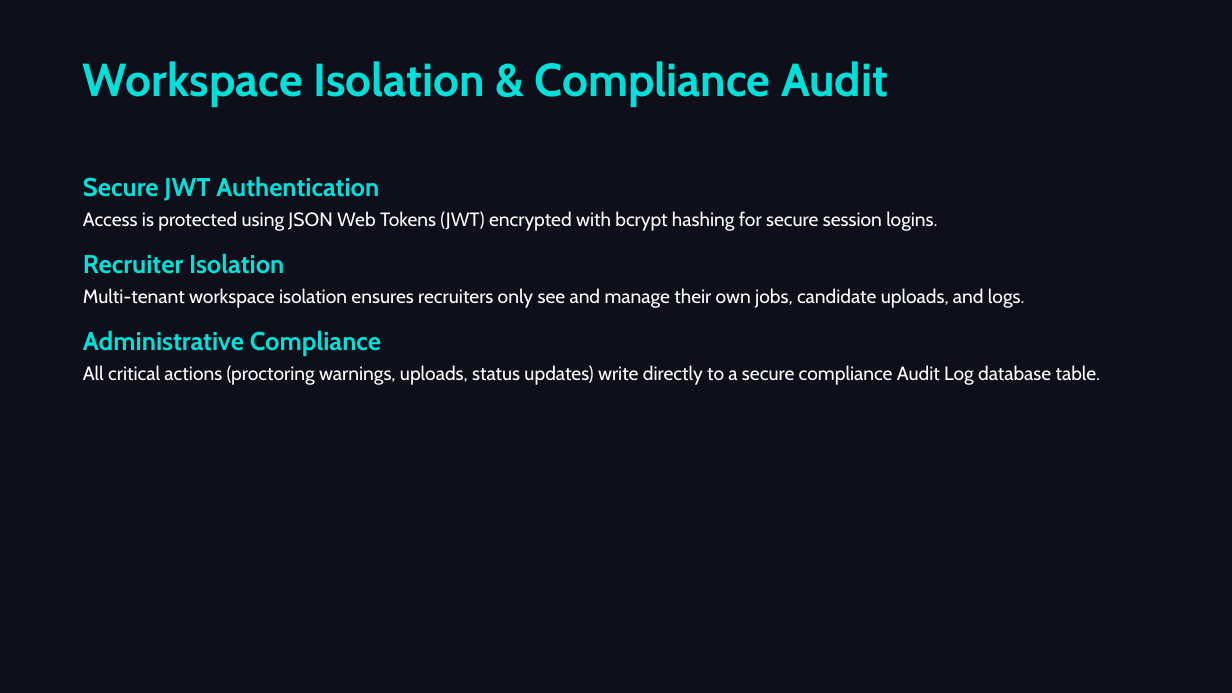
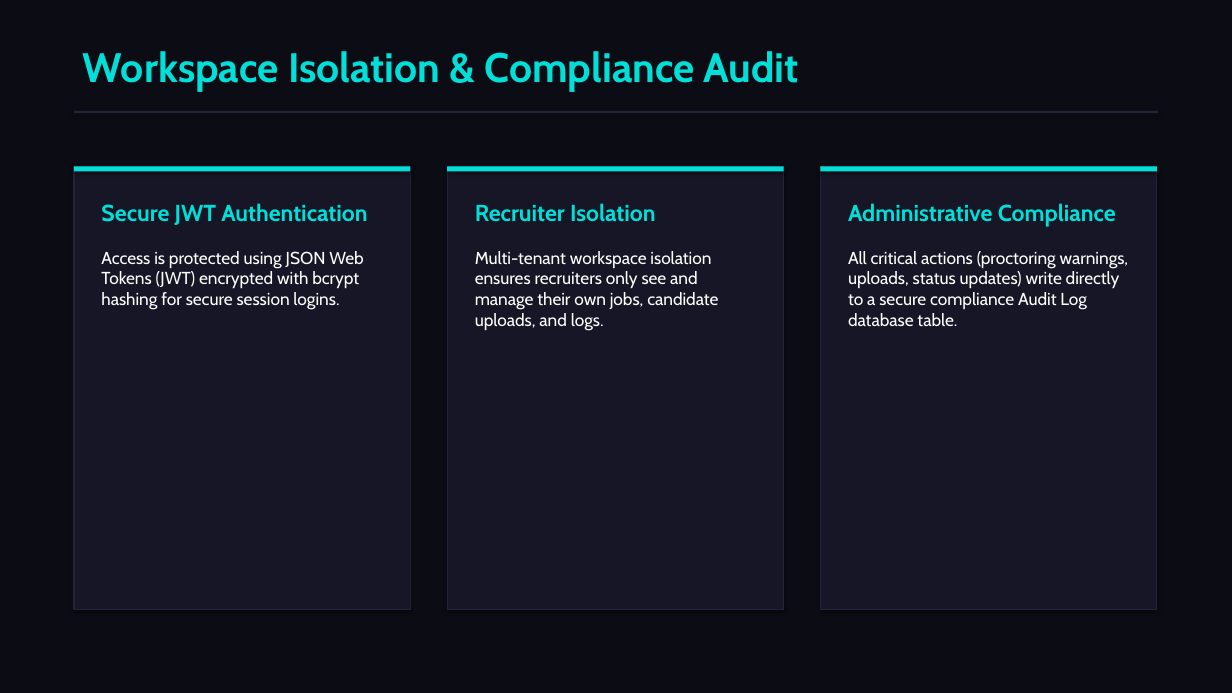
Before and after one commit to saniapaul441-hub/AI-recruiter, a slide deck: slide 8 of AI_Recruiter_Presentation.pptx. Drawn at 1232x693 pixels with LibreOffice and Linux fonts; fonts in the diff are those of the drawing. Boxes give left, top, right and bottom in pixels: in the first picture for what was removed or moved away, otherwise in the second. Text is boxed around its words. In the diff, an @@ line names an element or a change of style, - is before the commit and + after.

Commit message:
Optimize PPTX structure with premium card layouts, columns, and grid styling

```diff
--- a/AI_Recruiter_Presentation.pptx
+++ b/AI_Recruiter_Presentation.pptx
@@ background #0F0F1B to #0C0C14 @@
@@ text "Workspace Isolation & Compliance Audit": place and size @@
-text "Workspace Isolation & Compliance Audit" at (83, 61, 888, 107)
+text "Workspace Isolation & Compliance Audit" at (83, 51, 799, 92)
@@ text "Workspace Isolation & Compliance Audit" at (83, 51, 799, 92): size 36 to 32 pt @@
@@ rectangle added at (74, 111, 1158, 113), fill #23233C @@
@@ rectangle added at (74, 166, 410, 610), fill #161626, outline #23233C 1 pt @@
@@ rectangle added at (74, 166, 410, 172), fill #00DFD8 @@
@@ text at (83, 176, 937, 230): paragraphs removed @@
-Secure JWT Authentication
-Access is protected using JSON Web Tokens (JWT) encrypted with bcrypt hashing for secure session logins.
@@ rectangle added at (447, 166, 784, 610), fill #161626, outline #23233C 1 pt @@
@@ rectangle added at (447, 166, 784, 172), fill #00DFD8 @@
@@ rectangle added at (821, 166, 1157, 610), fill #161626, outline #23233C 1 pt @@
@@ rectangle added at (821, 166, 1157, 172), fill #00DFD8 @@
@@ text added at (101, 203, 367, 310), 13.5 pt, text #FFFFFF @@
+Secure JWT Authentication
+Access is protected using JSON Web Tokens (JWT) encrypted with bcrypt hashing for secure session logins.
@@ text "Recruiter Isolation": place and size @@
-text "Recruiter Isolation" at (83, 176, 1101, 384)
+text "Recruiter Isolation" at (475, 203, 718, 331)
@@ text "Recruiter Isolation" at (475, 203, 718, 331): size 20 to 18 pt in "Recruiter Isolation"; size 15 to 13.5 pt in "Multi-tenant workspace isolation ensures recruiters only see ..."; less space between paragraphs @@
@@ text added at (848, 203, 1129, 326), 13.5 pt, text #FFFFFF @@
+Administrative Compliance
+All critical actions (proctoring warnings, uploads, status updates) write directly to a secure compliance Audit Log database table.
@@ text at (83, 330, 1101, 384): paragraphs removed @@
-Administrative Compliance
-All critical actions (proctoring warnings, uploads, status updates) write directly to a secure compliance Audit Log database table.
```
Also in this commit, not shown: 9 other slides changed, 1 other file.
